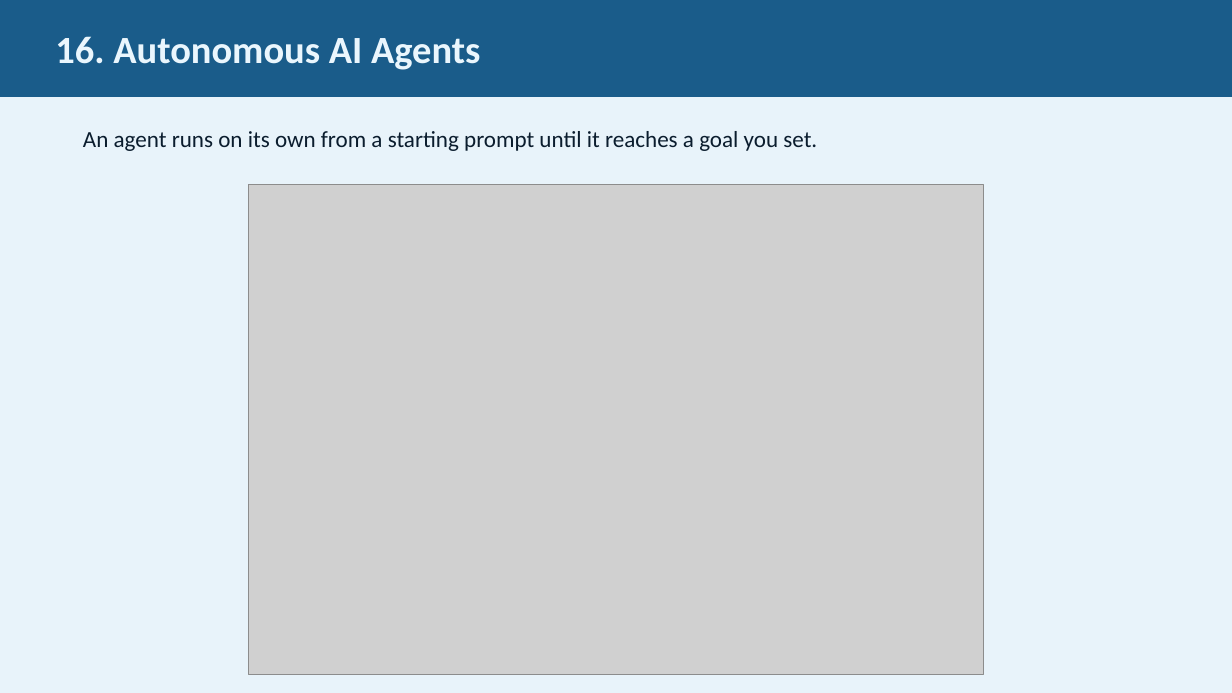
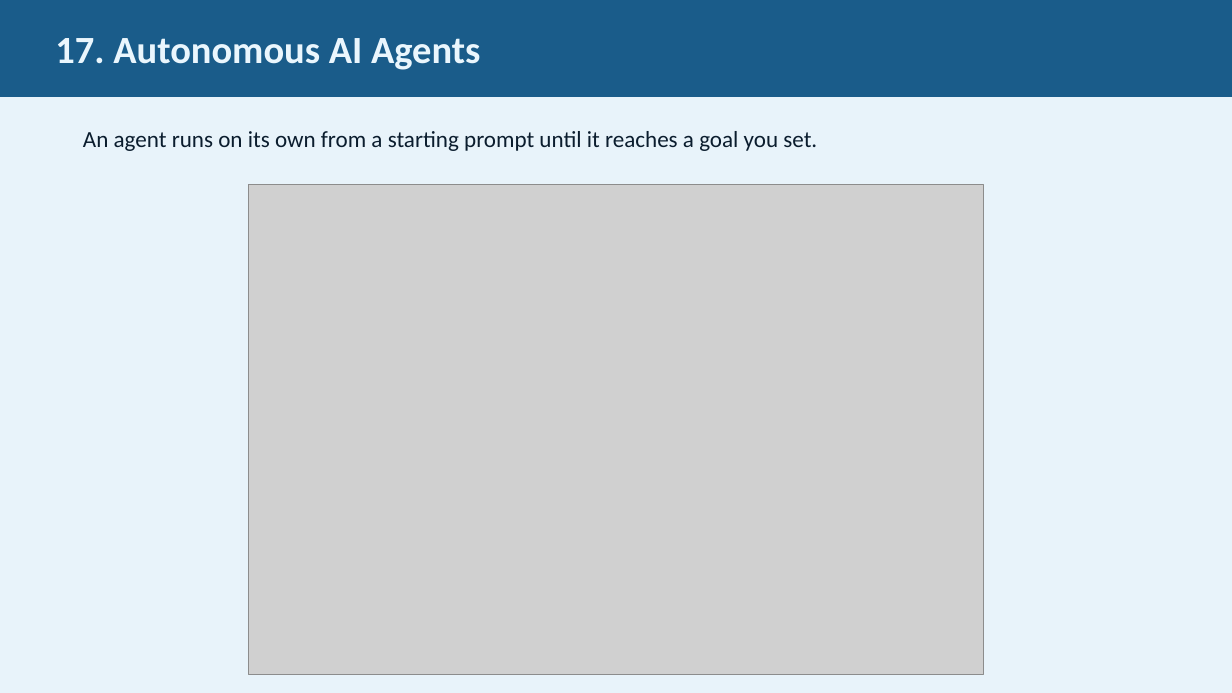
Before and after one commit to JimFawcett/NewSite, a slide deck: slide 17 of AI Presentation 2026/AI_Presentation.pptx (slide 16 before the commit). Drawn at 1232x693 pixels with LibreOffice and Linux fonts; fonts in the diff are those of the drawing; grey boxes stand for pictures. Boxes give left, top, right and bottom in pixels: in the first picture for what was removed or moved away, otherwise in the second. Text is boxed around its words. In the diff, an @@ line names an element or a change of style, - is before the commit and + after.

```diff
--- a/AI Presentation 2026/AI_Presentation.pptx
+++ b/AI Presentation 2026/AI_Presentation.pptx
@@ text in rectangle at [55, 38, 480, 70]: text changed @@
-16. Autonomous AI Agents
+17. Autonomous AI Agents
```
Also in this commit, not shown: 14 other slides changed, 1 other file.
